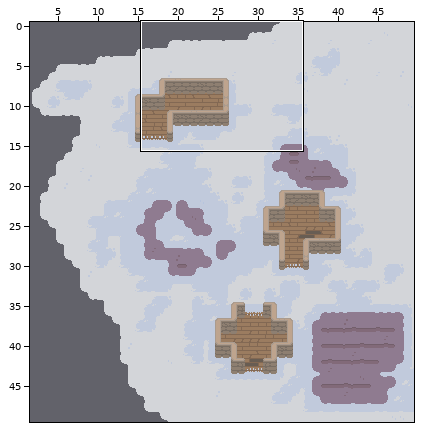
Two versions of a level (Tiled map (JSON), rughai/tiles/tiled/main_hub.tmj). Above: a wide view before the commit, with the close-up outlined.
Close-up. The starting point:
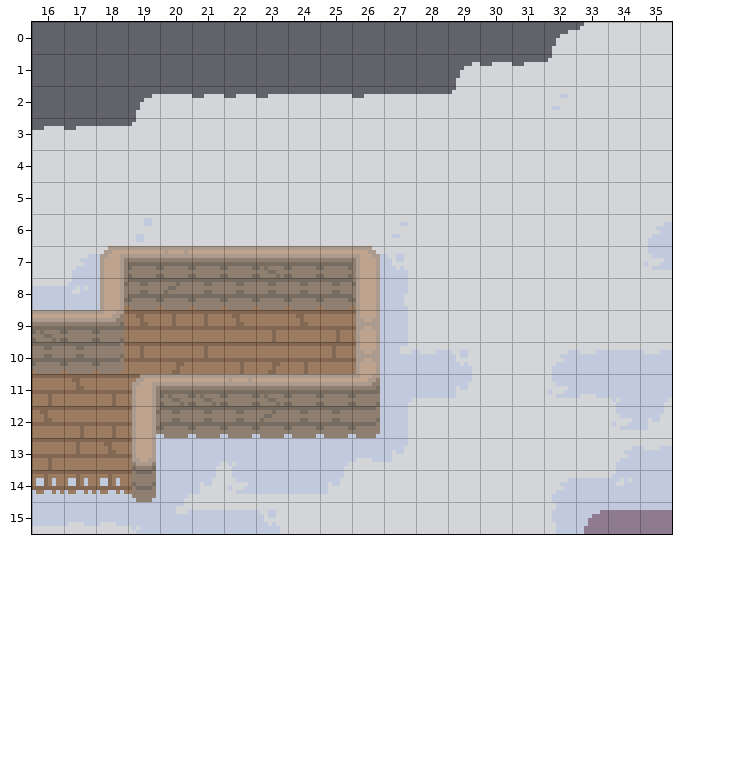
Cells are 8x8 px. Shown: x 16..35, y 0..15. The commit also changed other parts of the map, which this record leaves out.
New version:
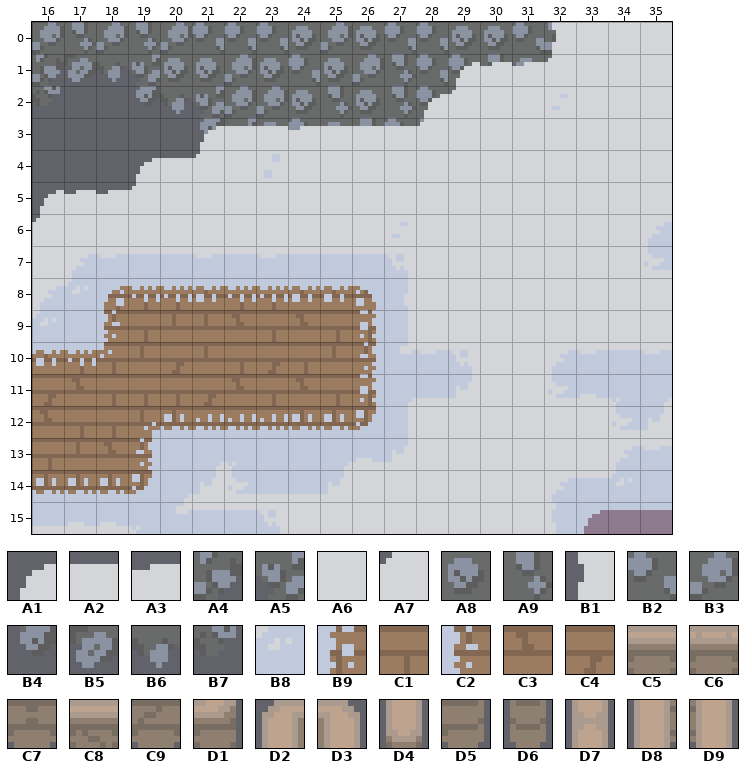
Key: from "main_tileset": A1 0, A2 1, A3 2, A4 10, A5 11, A6 15, A7 19, A8 21, A9 22, B1 28, B2 35, B3 36, B4 48, B5 49, B6 50, B7 51, B8 75, B9 126, C1 128, C2 140, C3 141, C4 142; from "walls_tileset": C5 1, C6 2, C7 6, C8 13, C9 20, D1 25, D2 26, D3 27, D4 28, D5 31, D6 35, D7 39, D8 40, D9 41.
__ is an empty cell.
Tiles replaced or removed in this view: A1, A2, A3, A6, A7, B9, C1, C3, C5, C6, C7, C8, C9, D1, D2, D3, D4, D5, D6, D7, D8, D9.
Difference:
Changed rows in their new state; .. is an unchanged cell.
Layer "lower level":
first column x 16:
 0 B3 A9 B3 A9 B3 B2 B2 B2 A8 B3 A8 B2 B2 A8 A8 B2 A4
 1 A4 B5 B6 A5 A8 A8 B3 A8 B2 A8 B3 A9 B2 B2 A9 A8 ..
 2 B7 .. .. B4 B6 A5 B3 B3 A8 A9 A8 A9 B2 .. .. .. ..
 3 __ __ __ __ __ B4 A5 A8 B2 A8 A9 B2 A4 .. .. .. ..
 4 __ __ __ __ __ __ .. .. .. .. .. .. .. .. .. .. ..
 5 __ __ __ __ .. .. .. .. .. .. .. .. .. .. .. .. ..
 6 __ .. .. .. .. .. .. .. .. .. .. .. .. .. .. .. ..
Layer "upper level":
first column x 17:
 0 .. .. .. .. .. .. .. .. .. .. .. .. .. .. .. B1 A6
 3 .. .. .. .. A1 A2 A2 A3 A2 A2 .. .. .. .. .. .. ..
 4 .. .. A1 A2 A7 .. .. .. .. .. .. .. .. .. .. .. ..
 5 A3 A3 A7 .. .. .. .. .. .. .. .. .. .. .. .. .. ..
first column x 16:
 9 B8 .. C2 C1
11 C4 .. .. ..
Layer "walls" (now hidden):
first column x 16:
 7 .. .. __ __ __ __ __ __ __ __ __
 8 .. .. __ __ __ __ __ __ __ __ __
 9 __ __ __ .. .. .. .. .. .. .. __
10 __ __ __ .. .. .. .. .. .. .. __
11 .. .. .. __ __ __ __ __ __ __ __
12 .. .. .. __ __ __ __ __ __ __ __
13 .. .. .. __ .. .. .. .. .. .. ..
14 .. .. .. __ .. .. .. .. .. .. ..
Boxes around the changes in both close-ups, in picture pixels (x1, y1, x2, y2):
changed: (32, 22, 584, 242)
changed: (32, 246, 380, 502)
